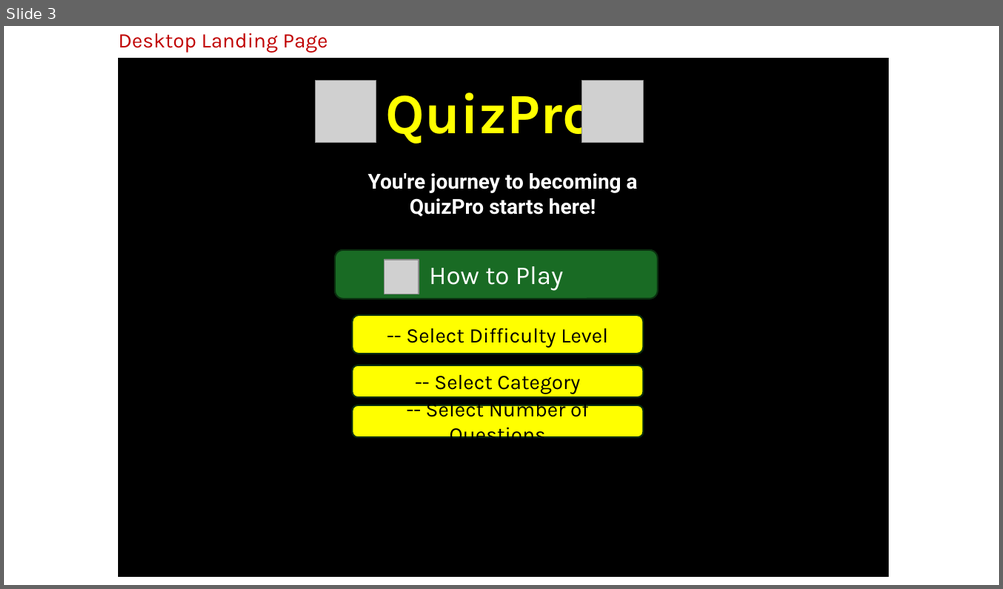
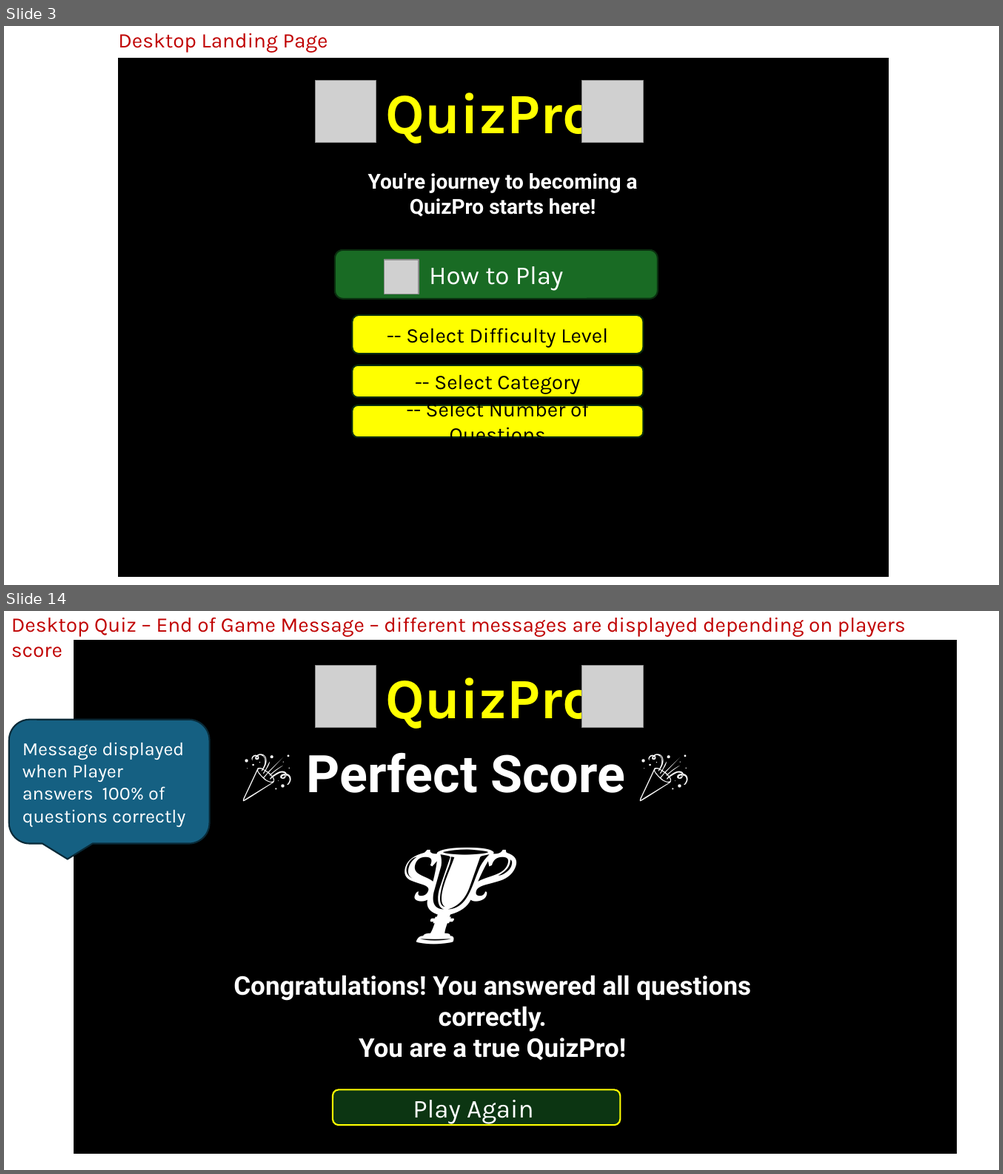
Before and after one commit to ProfessorJames/quizpro, a slide deck: assets/wireframes/PP2 - Wireframes.pptx. Shown one above the other, each under a label of ours: slide 3 before the commit, slides 3 and 14 after it; the slides between them are not shown. The pictures are 1003x589 and 1003x1174 pixels, drawn with LibreOffice and Linux fonts; fonts in the diff are those of the drawing; grey boxes stand for pictures. Boxes give left, top, right and bottom in pixels: in the first picture for what was removed or moved away, otherwise in the second. Text is boxed around its words. In the diff, an @@ line names an element or a change of style, - is before the commit and + after.

Commit message:
Update end of game messages

```diff
--- a/assets/wireframes/PP2 - Wireframes.pptx
+++ b/assets/wireframes/PP2 - Wireframes.pptx
@@ slide 14 added at bbox=[4, 611, 999, 1170], background #FFFFFF @@
@@ text added at bbox=[11, 617, 905, 637], 20 pt, text #C00000 @@
+Desktop Quiz – End of Game Message – different messages are displayed depending on players score
@@ rectangle added at bbox=[74, 641, 956, 1154], fill #000000, outline #000000 1.5 pt @@
@@ rectangle added at bbox=[179, 652, 857, 1133], fill #000000, outline #000000 1.5 pt, 20 pt, text #000000 @@
+Congratulations! You answered all questions correctly.
+You are a true QuizPro!
@@ picture added at bbox=[315, 666, 376, 727] @@
@@ text added at bbox=[385, 668, 595, 729], 55 pt, text #FFFF00, bold @@
+QuizPro
@@ picture added at bbox=[581, 666, 643, 727] @@
@@ rounded speech box added at bbox=[9, 720, 210, 844], fill #156082, outline #092A39 1.5 pt, 18 pt, text #FFFFFF @@
+Message displayed when Player answers 100% of questions correctly
@@ text added at bbox=[307, 752, 625, 793], 50 pt, text #FFFFFF, bold @@
+🎉 Perfect Score 🎉
@@ text added at bbox=[368, 807, 620, 971], 125 pt, text #FFFFFF, italic @@
+🏆
@@ text added at bbox=[233, 975, 751, 1061], 25 pt, text #FFFFFF, bold @@
+Congratulations! You answered all questions correctly.
+You are a true QuizPro!
@@ rounded rectangle added at bbox=[333, 1090, 620, 1125], fill #0D3612, outline #FFFF00 1.5 pt, 25 pt, text #FFFFFF @@
+Play Again
```
Also in this commit, not shown: 2 slides changed, 9 other slides added, 1 other file.
